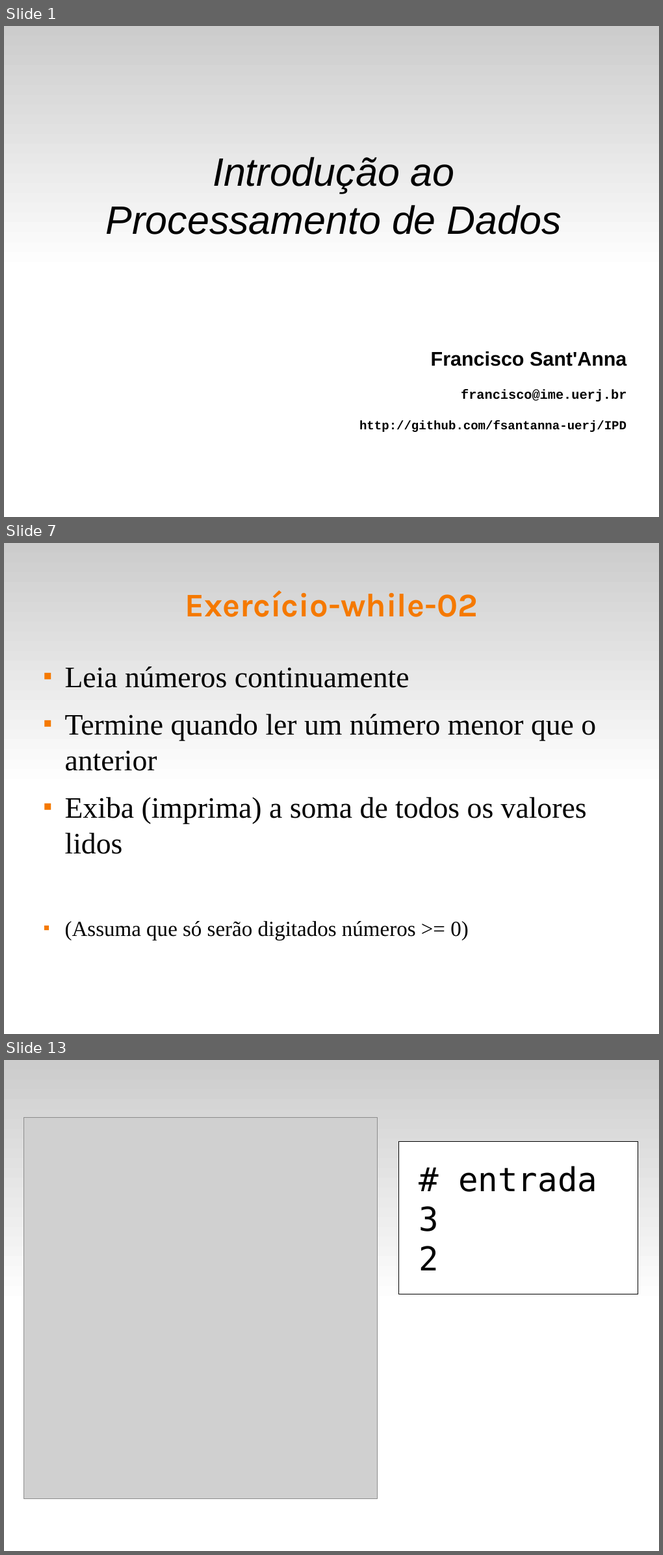
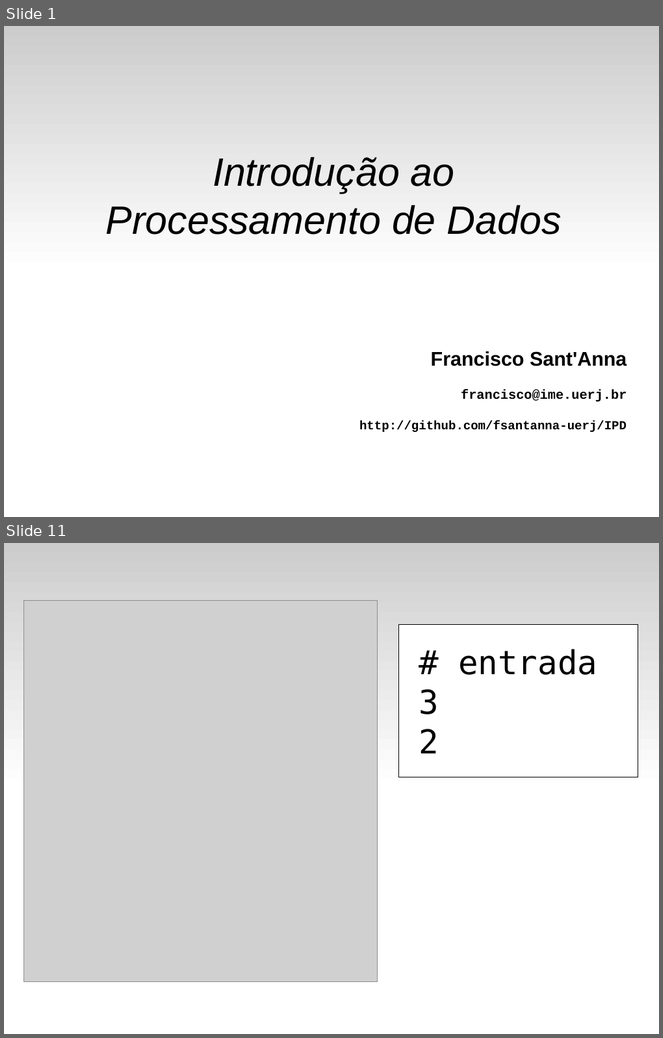
Before and after one commit to fsantanna-uerj/IPD, a slide deck: slides/ipd-05-while.odp. Shown one above the other, each under a label of ours: slides 1, 7 and 13 before the commit, slides 1 and 11 after it; the slides between them are not shown. The pictures are 663x1555 and 663x1038 pixels, drawn with LibreOffice and Linux fonts; fonts in the diff are those of the drawing; grey boxes stand for pictures. Boxes give left, top, right and bottom in pixels: in the first picture for what was removed or moved away, otherwise in the second. Text is boxed around its words. In the diff, an @@ line names an element or a change of style, - is before the commit and + after.

```diff
--- a/slides/ipd-05-while.odp
+++ b/slides/ipd-05-while.odp
@@ slide 7 removed at (4, 543, 659, 1034), background #FFFFFF; not listed: 1 template element that a slide beside it also shows @@
@@ title removed at (185, 590, 478, 617) @@
-Exercício-while-02
@@ freeform shape removed at (56, 661, 56, 661) @@
@@ text removed at (65, 667, 596, 941) @@
-■ Leia números continuamente
-■ Termine quando ler um número menor que o anterior
-■ Exiba (imprima) a soma de todos os valores lidos
-■ (Assuma que só serão digitados números >= 0)
@@ what was slide 13 is now slide 11 @@
```
Also in this commit, not shown: 5 slides changed, 4 slides added, 5 other slides removed, 2 other files.
